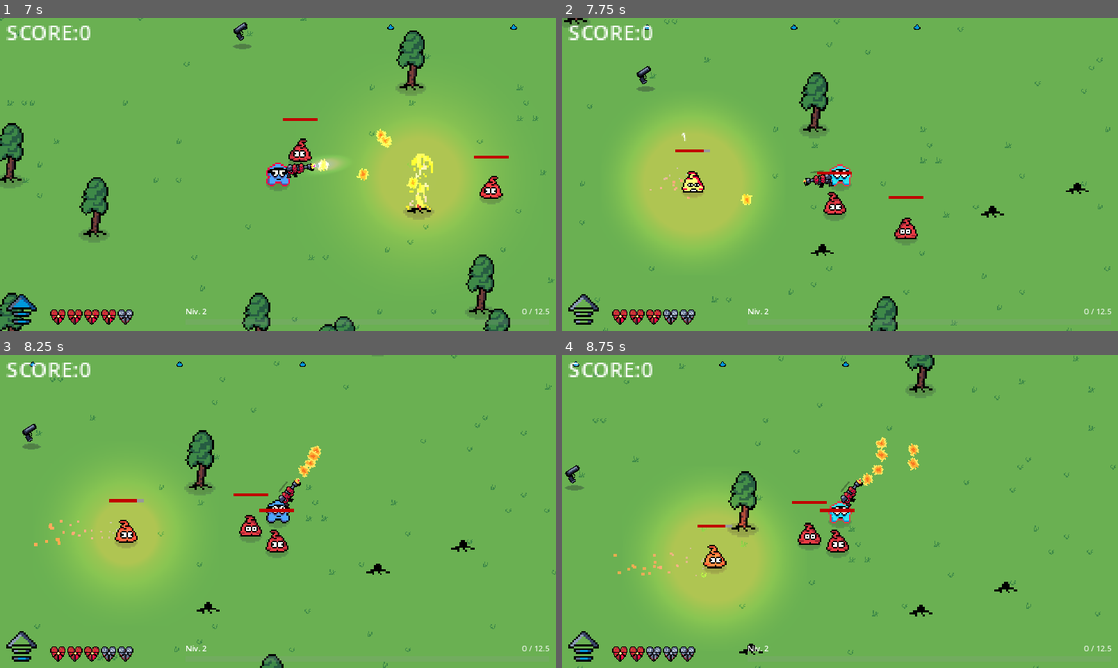
Above: before the commit, frames 1-4 (two rows, left to right).
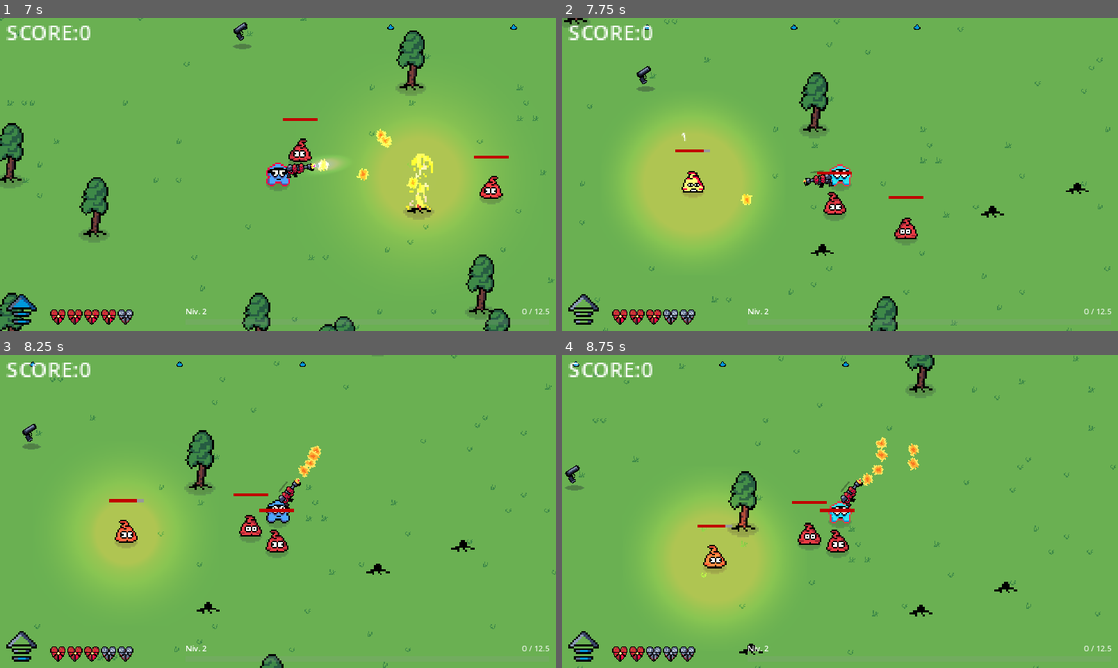
Above: after the commit, the same moments.

Repository: MicCode/zbra-survivors
Game: Godot game, scene res://game.tscn
Two runs of this game, one before a commit and one after it. Both use one fixed random seed, a clock stepped at 60 frames per second and the inputs below.
Inputs (mouse positions are in pixels of both pictures, inside the frame that each line leads up to):
- Up to frame 1 (7 s): move the mouse to (400, 158) at 0.52 s; press the mouse at (400, 158) at 0.53 s; hold D (move_right) 0.53-1.28 s; move the mouse to (166, 190) at 1.27 s; release the mouse at (166, 190) at 1.28 s; hold S (move_down) 1.28-2.03 s; tap Space (dash) at 1.35, 4.35 s; click (166, 190) at 1.55 s; move the mouse to (333, 105) at 2.02 s; press the mouse at (333, 105) at 2.03 s; hold D (move_right) 2.03-2.78 s; move the mouse to (250, 237) at 2.77 s; release the mouse at (250, 237) at 2.78 s; hold W (move_up) 2.78-3.53 s; tap E (grab) at 2.85, 5.85 s; click (250, 237) at 3.05 s; move the mouse to (444, 221) at 3.52 s; press the mouse at (444, 221) at 3.53 s; hold A (move_left) 3.53-5.03 s; move the mouse to (111, 127) at 4.27 s; release the mouse at (111, 127) at 4.28 s; click (111, 127) at 4.55 s; move the mouse to (305, 174) at 5.02 s; press the mouse at (305, 174) at 5.03 s; hold S (move_down) 5.03-5.78 s; move the mouse to (194, 96) at 5.77 s; release the mouse at (194, 96) at 5.78 s; hold D (move_right) 5.78-6.53 s; click (194, 96) at 6.05 s; move the mouse to (400, 158) at 6.52 s; press the mouse at (400, 158) at 6.53 s; hold W (move_up) from 6.53 s (still down)
- Up to frame 2 (7.75 s): move the mouse to (728, 190) at 7.27 s; release W (move_up) at 7.28 s; release the mouse at (728, 190) at 7.28 s; hold D (move_right) from 7.28 s (still down); tap Space (dash) at 7.35 s; click (728, 190) at 7.55 s
- Up to frame 3 (8.25 s): move the mouse to (333, 442) at 8.02 s; release D (move_right) at 8.03 s; press the mouse at (333, 442) at 8.03 s; hold S (move_down) from 8.03 s (still down)
- Up to frame 4 (8.75 s): keep holding S (move_down)

Frame 1 is identical in both runs. In frame 2, less than 0.1% of the frame differs, in the area x 15-23%, y 47-58%; in frame 3, less than 0.1%; in frame 4, less than 0.1%, in the area x 9-26%, y 61-71%.

Commit message:
fix: removed particle effects (laggy)

Diff:
--- a/effects/bleed.gd
+++ b/effects/bleed.gd
@@ -1,8 +1,5 @@
 extends AnimatedSprite2D
 class_name Bleed
-
-func _ready() -> void:
-	%ParticlesEmitter.emitting = true
 
 func at(target_position: Vector2, orientation: Enums.Orientations) -> Bleed:
 	var spawn_scale = get_global_transform().get_scale()
@@ -11,11 +8,9 @@
 		Enums.Orientations.LEFT:
 			spawn_position.x -= 16 * spawn_scale.x
 			spawn_position.y -= 16 * spawn_scale.y
-			%ParticlesEmitter.process_material.direction.x = -1
 		Enums.Orientations.RIGHT:
 			spawn_position.x += 16 * spawn_scale.x
 			spawn_position.y -= 16 * spawn_scale.y
-			%ParticlesEmitter.process_material.direction.x = 1
 			flip_h = true
 	global_position = spawn_position
 	return self
--- a/effects/bleed.tscn
+++ b/effects/bleed.tscn
@@ -145,25 +145,6 @@
 "fade_away": SubResource("Animation_8mljp")
 }
 
-[sub_resource type="ParticleProcessMaterial" id="ParticleProcessMaterial_4a14p"]
-particle_flag_disable_z = true
-angle_min = 1.07288e-05
-angle_max = 1.07288e-05
-direction = Vector3(-1, -0.5, 0)
-spread = 24.775
-flatness = 1.0
-initial_velocity_min = 50.0
-initial_velocity_max = 80.65
-gravity = Vector3(0, 98, 0)
-linear_accel_min = -2.23517e-06
-linear_accel_max = -2.23517e-06
-radial_accel_min = -2.23517e-06
-radial_accel_max = -2.23517e-06
-scale_max = 3.0
-color = Color(1, 0, 0, 1)
-
-[sub_resource type="CanvasTexture" id="CanvasTexture_xfqno"]
-
 [node name="AnimatedSprite2D" type="AnimatedSprite2D"]
 scale = Vector2(2, 2)
 sprite_frames = SubResource("SpriteFrames_8c75n")
@@ -182,17 +163,4 @@
 }
 autoplay = "fade_away"
 
-[node name="ParticlesEmitter" type="GPUParticles2D" parent="."]
-unique_name_in_owner = true
-position = Vector2(16, 0)
-emitting = false
-amount = 30
-process_material = SubResource("ParticleProcessMaterial_4a14p")
-texture = SubResource("CanvasTexture_xfqno")
-one_shot = true
-speed_scale = 2.0
-explosiveness = 0.79
-randomness = 0.48
-fixed_fps = 60
-
 [connection signal="timeout" from="Timer" to="." method="_on_timer_timeout"]
--- a/ennemies/ennemy.gd
+++ b/ennemies/ennemy.gd
@@ -44,7 +44,6 @@
 func set_burning():
 	%BurnTimer.start()
 	if !is_burning:
-		%FireEmitter.emitting = true
 		%FireLight.show()
 		%FireAnimation.play("emit")
 
@@ -87,7 +86,6 @@
 
 func _on_burn_timer_timeout() -> void:
 	%FireAnimation.play("fadeout")
-	%FireEmitter.emitting = false
 	is_burning = false
 
 func _on_fire_animation_animation_finished(anim_name: StringName) -> void:
--- a/ennemies/ennemy.tscn
+++ b/ennemies/ennemy.tscn
@@ -10,35 +10,6 @@
 [ext_resource type="AudioStream" uid="uid://dwl6iltdmm7be" path="res://sounds/meow.mp3" id="8_mtw3n"]
 [ext_resource type="PackedScene" uid="uid://dde4kdtsev4lf" path="res://ui/location_marker.tscn" id="9_elh1f"]
 
-[sub_resource type="Curve" id="Curve_341pj"]
-min_value = -1.0
-_data = [Vector2(0, -0.560439), 0.0, 0.0, 0, 0, Vector2(1, 1), 0.0, 0.0, 0, 0]
-point_count = 2
-
-[sub_resource type="CurveTexture" id="CurveTexture_p5dcr"]
-curve = SubResource("Curve_341pj")
-
-[sub_resource type="Curve" id="Curve_tvcar"]
-_data = [Vector2(0, 0.483516), 0.0, 0.0, 0, 0, Vector2(1, 1), 0.0, 0.0, 0, 0]
-point_count = 2
-
-[sub_resource type="CurveTexture" id="CurveTexture_64qy5"]
-curve = SubResource("Curve_tvcar")
-
-[sub_resource type="ParticleProcessMaterial" id="ParticleProcessMaterial_exmkg"]
-particle_flag_disable_z = true
-emission_shape = 1
-emission_sphere_radius = 16.82
-gravity = Vector3(0, -100, 0)
-scale_min = 6.38
-scale_max = 6.38
-scale_curve = SubResource("CurveTexture_64qy5")
-color = Color(0.968584, 0.709603, 0.559328, 1)
-hue_variation_min = 0.09
-hue_variation_max = 0.09
-hue_variation_curve = SubResource("CurveTexture_p5dcr")
-turbulence_enabled = true
-
 [sub_resource type="Gradient" id="Gradient_1op2o"]
 offsets = PackedFloat32Array(0, 0.357143, 1)
 colors = PackedColorArray(1, 1, 1, 1, 0.493506, 0.493506, 0.493506, 0.493506, 0, 0, 0, 0)
@@ -49,6 +20,21 @@
 fill_from = Vector2(0.5, 0.5)
 fill_to = Vector2(0.9, 0.9)
 
+[sub_resource type="Animation" id="Animation_57str"]
+length = 0.001
+tracks/0/type = "value"
+tracks/0/imported = false
+tracks/0/enabled = true
+tracks/0/path = NodePath(".:energy")
+tracks/0/interp = 1
+tracks/0/loop_wrap = true
+tracks/0/keys = {
+"times": PackedFloat32Array(0),
+"transitions": PackedFloat32Array(1),
+"update": 0,
+"values": [5.0]
+}
+
 [sub_resource type="Animation" id="Animation_3lxlb"]
 resource_name = "emit"
 loop_mode = 1
@@ -64,45 +50,6 @@
 "update": 0,
 "values": [5.0, 1.97, 6.87, 3.85]
 }
-tracks/1/type = "value"
-tracks/1/imported = false
-tracks/1/enabled = true
-tracks/1/path = NodePath("%FireEmitter:modulate")
-tracks/1/interp = 1
-tracks/1/loop_wrap = true
-tracks/1/keys = {
-"times": PackedFloat32Array(0, 1),
-"transitions": PackedFloat32Array(1, 1),
-"update": 0,
-"values": [Color(1, 1, 1, 1), Color(1, 1, 1, 1)]
-}
-
-[sub_resource type="Animation" id="Animation_57str"]
-length = 0.001
-tracks/0/type = "value"
-tracks/0/imported = false
-tracks/0/enabled = true
-tracks/0/path = NodePath(".:energy")
-tracks/0/interp = 1
-tracks/0/loop_wrap = true
-tracks/0/keys = {
-"times": PackedFloat32Array(0),
-"transitions": PackedFloat32Array(1),
-"update": 0,
-"values": [5.0]
-}
-tracks/1/type = "value"
-tracks/1/imported = false
-tracks/1/enabled = true
-tracks/1/path = NodePath("%FireEmitter:modulate")
-tracks/1/interp = 1
-tracks/1/loop_wrap = true
-tracks/1/keys = {
-"times": PackedFloat32Array(0),
-"transitions": PackedFloat32Array(1),
-"update": 0,
-"values": [Color(1, 1, 1, 0)]
-}
 
 [sub_resource type="Animation" id="Animation_pqwcw"]
 resource_name = "fadeout"
@@ -118,18 +65,6 @@
 "transitions": PackedFloat32Array(1, 0.392292),
 "update": 0,
 "values": [5.0, 0.0]
-}
-tracks/1/type = "value"
-tracks/1/imported = false
-tracks/1/enabled = true
-tracks/1/path = NodePath("%FireEmitter:modulate")
-tracks/1/interp = 1
-tracks/1/loop_wrap = true
-tracks/1/keys = {
-"times": PackedFloat32Array(0, 0.5),
-"transitions": PackedFloat32Array(1, 0.366021),
-"update": 0,
-"values": [Color(1, 1, 1, 1), Color(1, 1, 1, 0)]
 }
 
 [sub_resource type="AnimationLibrary" id="AnimationLibrary_wfebn"]
@@ -315,17 +250,6 @@
 collision_mask = 14
 script = ExtResource("1_qdj7r")
 
-[node name="FireEmitter" type="GPUParticles2D" parent="."]
-unique_name_in_owner = true
-modulate = Color(1, 1, 1, 0)
-light_mask = 0
-position = Vector2(0, -18.5)
-emitting = false
-amount = 30
-process_material = SubResource("ParticleProcessMaterial_exmkg")
-randomness = 0.19
-trail_lifetime = 1.65
-
 [node name="FireLight" type="PointLight2D" parent="."]
 unique_name_in_owner = true
 visible = false
--- a/globals/game_settings.gd
+++ b/globals/game_settings.gd
@@ -1,6 +1,6 @@
 extends Node
 
-var enable_music: bool = false
+var enable_music: bool = true
 var master_volume_db: float = 0.0
 var music_volume_db: float = -15.2
 var effects_volume_db: float = 3.4
--- a/project.godot
+++ b/project.godot
@@ -14,7 +14,9 @@
 config/version="0.0.1"
 run/main_scene="res://game.tscn"
 config/features=PackedStringArray("4.3", "Forward Plus")
-boot_splash/show_image=false
+boot_splash/bg_color=Color(1, 1, 1, 1)
+boot_splash/image="res://icon.png"
+boot_splash/fullsize=false
 config/icon="res://sprites/ennemies/mob-1-dead.png"
 
 [autoload]
@@ -76,6 +78,7 @@
 "deadzone": 0.5,
 "events": [Object(InputEventMouseButton,"resource_local_to_scene":false,"resource_name":"","device":-1,"window_id":0,"a …(258 unchanged characters)…
 , Object(InputEventJoypadMotion,"resource_local_to_scene":false,"resource_name":"","device":-1,"axis":5,"axis_value":1.0,"script":null)
+, Object(InputEventJoypadButton,"resource_local_to_scene":false,"resource_name":"","device":-1,"button_index":2,"pressure":0.0,"pressed":true,"script":null)
 ]
 }
 grab={
Not shown: 1 places in effects/bleed.tscn that only renumber resources
Not shown: 1 places in ennemies/ennemy.tscn that only renumber resources
Not shown, changed: export_presets.cfg
Binary file added: icon.png
Not shown, added: icon.png.import
